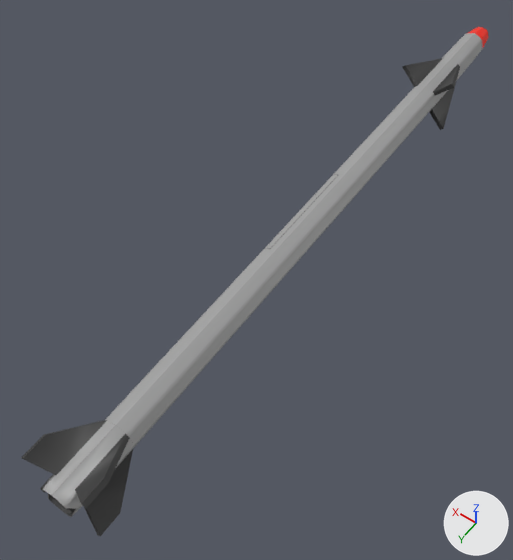
A saved change to the FBX model Import/AIM_9_2.fbx.
Before and after are seen from a 50 mm lens placed at (-0.184, 0.315, 0.408), pointed at (0.018, 0.032, -0.037). The lights are fixed; the arrows at lower right show +X, +Y and +Z. Where no turn or scale is listed for an object, it has been applied to the vertices.

The older version as bpy lines, for what is in view:
```python
me_mesh = bpy.data.meshes.new('Mesh')
me_mesh.from_pydata(...)  # 172 vertices, 148 faces; spans x -0.026..0.026, y -0.332..0.261, z -0.026..0.026
me_mesh.materials.append(mat_missile_texture2)  # picture img_aim_9_2_uv_c_jpg
ob_pcylinder1 = bpy.data.objects.new('pCylinder1', me_mesh)
ob_pcylinder1.location = (0.0, -0.0034, 0.0)
```
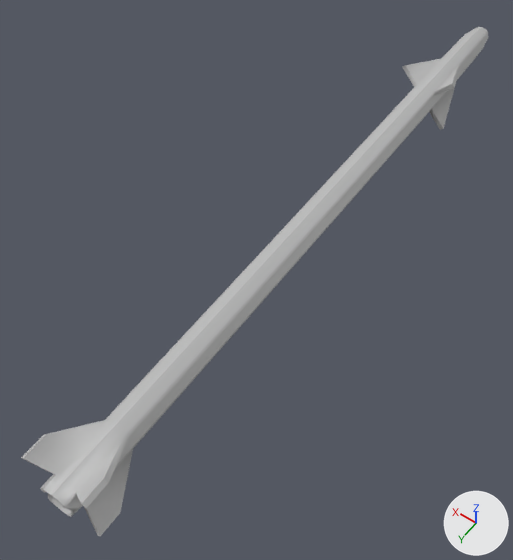
Pixel boxes [x1, y1, x2, y2] of what changed, in the pictures (513 x 560 px):
```json
{"object": "pCylinder1", "change": "recoloured", "before": [21, 27, 488, 536], "after": [21, 27, 488, 536]}
```

The change, as JSON lines over the scene's bpy script:
```json
{"op": "add", "block": "mat_lambert1", "code": ["mat_lambert1 = principled_material('lambert1')", "mat_lambert1.base_color = (0.5, 0.5, 0.5)  # grey #bcbcbc"]}
{"block": "me_mesh", "where": "me_mesh.from_pydata(...)  # 172 vertices, 148 faces; spans x -0.026..0.026, y -0.332..0.261, z -0.026..0.026"}
{"op": "remove", "block": "me_mesh", "code": "me_mesh.materials.append(mat_missile_texture2)  # picture img_aim_9_2_uv_c_jpg"}
{"op": "add", "block": "me_mesh", "code": "me_mesh.materials.append(mat_lambert1)  # grey #bcbcbc"}
```
